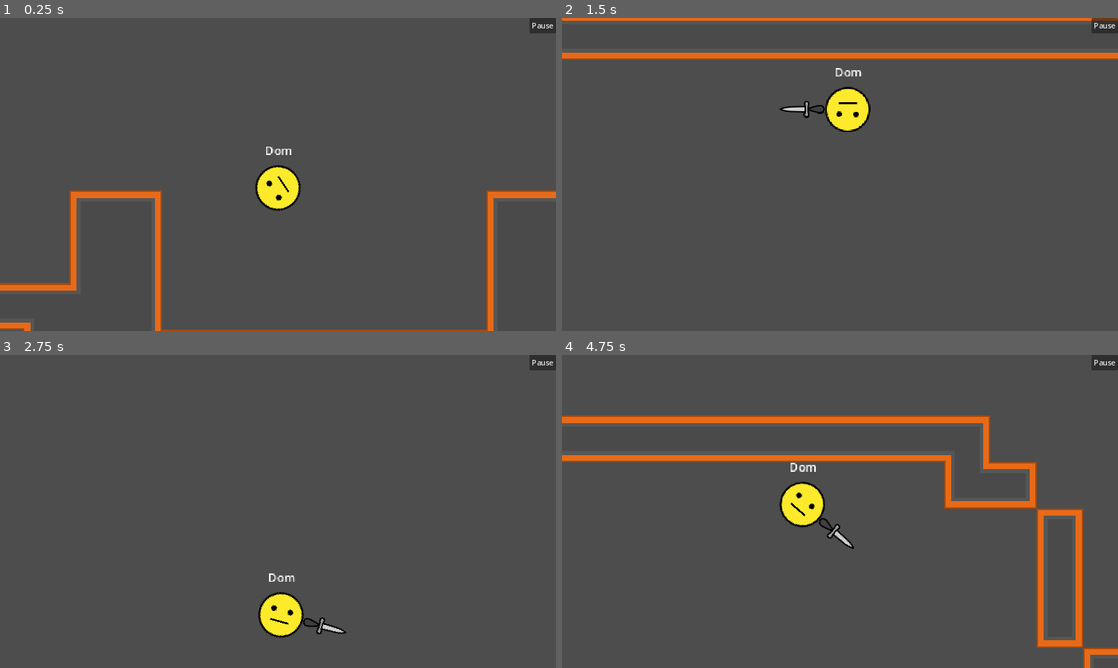
Above: before the commit, frames 1-4 (two rows, left to right).
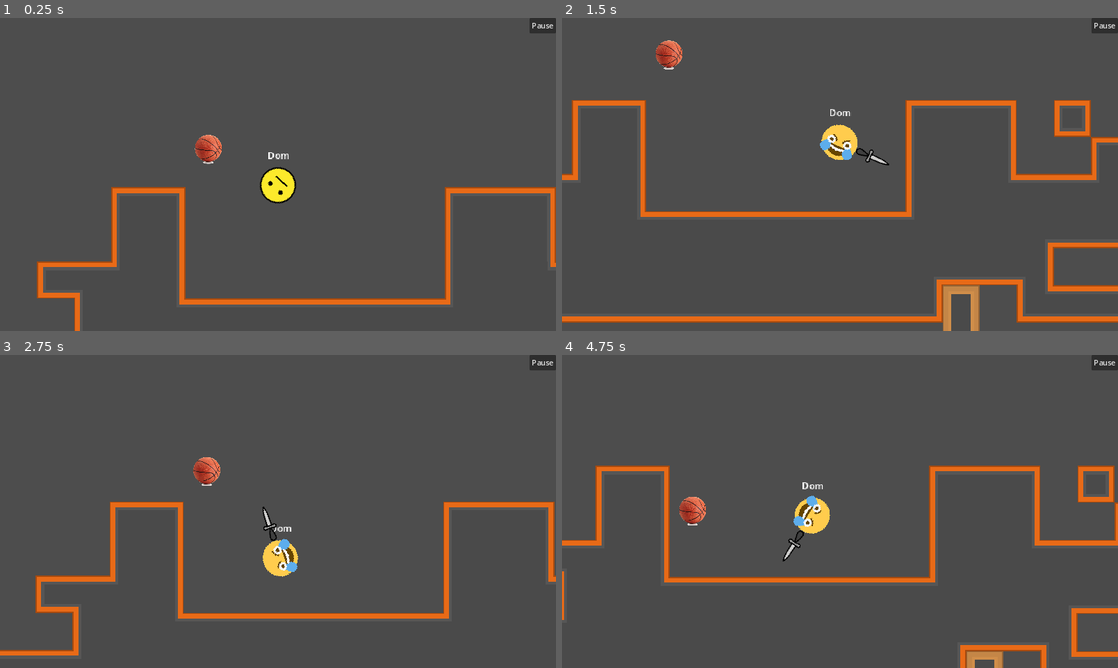
Above: after the commit, the same moments.

Repository: DominickRobinson/TheEmojiVideoGame
Game: Godot game, scene res://Scenes/Levels/test_stage.tscn
Two runs of this game, one before a commit and one after it. Both use one fixed random seed, a clock stepped at 60 frames per second and the inputs below.
Inputs (mouse positions are in pixels of both pictures, inside the frame that each line leads up to):
- Up to frame 1 (0.25 s): no input
- Up to frame 2 (1.5 s): tap Enter (ui_accept) at 0.5, 0.6, 0.77, 1.07, 1.35 s; move the mouse to (962, 158) at 0.52 s; hold Right (ui_right) 0.53-1.28 s; move the mouse to (728, 190) at 1.27 s; hold Down (ui_down) from 1.28 s (still down)
- Up to frame 3 (2.75 s): tap Enter (ui_accept) at 1.52, 1.82, 2.1 s; move the mouse to (333, 442) at 2.02 s; release Down (ui_down) at 2.03 s; hold Right (ui_right) from 2.03 s (still down)
- Up to frame 4 (4.75 s): move the mouse to (812, 574) at 2.77 s; tap Enter (ui_accept) at 2.85, 3.02, 3.32, 3.6, 3.77, 4.07, 4.35, 4.52 s; move the mouse to (1006, 558) at 3.52 s; release Right (ui_right) at 3.53 s; hold Left (ui_left) from 3.53 s (still down); move the mouse to (673, 464) at 4.27 s

The runs differ from the first frame. In frame 1, 6.8% of the frame differs, in the area x 0-100%, y 37-100%; in frame 2, 12%, in the area x 0-100%, y 0-100%; in frame 3, 5.6%; in frame 4, 12%.

Commit message:
animations

Diff:
--- a/Assets/googly_eyes/eye.gd
+++ b/Assets/googly_eyes/eye.gd
@@ -9,6 +9,7 @@
 
 func _ready():
 	update_threshold()
+
 
 func set_eye_size(value):
 	eye_size = max( value, 2 )
@@ -42,3 +43,4 @@
 	velocity *=  0.99
 	previous_position = global_position
 #	position = get_global_mouse_position()
+#	visible = PlayerManager.googly_mode
--- a/Assets/googly_eyes/eye.tscn
+++ b/Assets/googly_eyes/eye.tscn
@@ -14,7 +14,7 @@
 texture = ExtResource("2_mrdrd")
 
 [node name="iris" type="Node2D" parent="."]
-position = Vector2(-1.13092e-14, 29)
+position = Vector2(-1.59861e-16, 29)
 
 [node name="black" type="Sprite2D" parent="iris"]
 scale = Vector2(0.2, 0.2)
--- a/Autoloads/PlayerManager.gd
+++ b/Autoloads/PlayerManager.gd
@@ -3,12 +3,16 @@
 
 var players : Array[Player]
 
-var googly_mode = false
+var googly_mode = false :
+	set(value):
+		set_googly_eyes(value)
+	get:
+		return googly_mode
 
 
 # Called when the node enters the scene tree for the first time.
 func _ready():
-	get_all_players()
+	googly_mode = false
 
 
 func get_all_players():
--- a/Brainstorm/everything_structure_brainstorm.tscn
+++ b/Brainstorm/everything_structure_brainstorm.tscn
@@ -63,8 +63,44 @@
 offset_right = 40.0
 offset_bottom = 40.0
 
+[node name="Controllers" type="Node" parent="GUI"]
+
+[node name="Mobile" type="Node" parent="GUI/Controllers"]
+
+[node name="TouchScreenButton" type="TouchScreenButton" parent="GUI/Controllers/Mobile"]
+
+[node name="Console" type="Node" parent="GUI/Controllers"]
+
+[node name="PC" type="Node" parent="GUI/Controllers"]
+
 [node name="Players" type="Node" parent="."]
 editor_description = "Contains functions that apply to all players: set googly eyes, toggle player tags"
+
+[node name="Player" type="Node2D" parent="Players"]
+
+[node name="StateMachine" type="Node" parent="Players/Player"]
+
+[node name="Idle" type="Node" parent="Players/Player/StateMachine"]
+
+[node name="SpinSlow" type="Node" parent="Players/Player/StateMachine"]
+
+[node name="SpinFast" type="Node" parent="Players/Player/StateMachine"]
+
+[node name="Jump" type="Node" parent="Players/Player/StateMachine"]
+
+[node name="Fall" type="Node" parent="Players/Player/StateMachine"]
+
+[node name="Slide" type="Node" parent="Players/Player/StateMachine"]
+
+[node name="Ouch" type="Node" parent="Players/Player/StateMachine"]
+
+[node name="Victory" type="Node" parent="Players/Player/StateMachine"]
+
+[node name="Defeat" type="Node" parent="Players/Player/StateMachine"]
+
+[node name="EquipmentDraw" type="Node" parent="Players/Player/StateMachine"]
+
+[node name="EquipmentHide" type="Node" parent="Players/Player/StateMachine"]
 
 [node name="LevelContainer" type="Node" parent="."]
 
@@ -140,3 +176,6 @@
 [node name="SwordFighting" type="Node" parent="Notes/ScenesNeeded/Games/Fighting"]
 
 [node name="Boxing" type="Node" parent="Notes/ScenesNeeded/Games/Fighting"]
+
+[node name="Wrestling" type="Node" parent="Notes/ScenesNeeded/Games/Fighting"]
+editor_description = "Knock the opponent(s) out of the boxing ring!"
--- /dev/null
+++ b/Scenes/Equipment.gd
@@ -0,0 +1,21 @@
+class_name Equipment
+extends CollisionPolygon2D
+
+
+var active = false
+@export var animation_name = "attack"
+
+# Called when the node enters the scene tree for the first time.
+func _ready():
+	pass # Replace with function body.
+
+
+# Called every frame. 'delta' is the elapsed time since the previous frame.
+func _process(delta):
+	pass
+
+
+func toggle(value = not visible):
+	active = value
+	visible = active
+	disabled = not active
--- /dev/null
+++ b/Scenes/Equipment/foot.tscn
@@ -0,0 +1,17 @@
+[gd_scene load_steps=3 format=3 uid="uid://tf32fny6ky2"]
+
+[ext_resource type="Script" path="res://Scenes/Equipment.gd" id="1_m0l3j"]
+[ext_resource type="Texture2D" uid="uid://8v1x2dx0bojw" path="res://Assets/Art/Emojis/png/people-body-01.png" id="2_aoddh"]
+
+[node name="Foot" type="CollisionPolygon2D"]
+position = Vector2(57, -8)
+rotation = -1.57285
+scale = Vector2(-1, 1)
+polygon = PackedVector2Array(2, -24, 3, 3, -1, 9, -15, 15, -24, 15, -25, 16, -25, 21, -23, 23, 13.7774, 23, 17, 20, 19, 15, 15, 2, 18, -24)
+script = ExtResource("1_m0l3j")
+
+[node name="Sprite2D" type="Sprite2D" parent="."]
+texture = ExtResource("2_aoddh")
+hframes = 16
+vframes = 6
+frame = 63
--- /dev/null
+++ b/Scenes/Equipment/sword.tscn
@@ -0,0 +1,17 @@
+[gd_scene load_steps=3 format=3 uid="uid://cdhtrpx60iron"]
+
+[ext_resource type="Script" path="res://Scenes/Equipment.gd" id="1_fi7a0"]
+[ext_resource type="Texture2D" uid="uid://mbfum1n0cibf" path="res://Assets/Art/Emojis/png/objects-01.png" id="2_ewrji"]
+
+[node name="Sword" type="CollisionPolygon2D"]
+position = Vector2(63, 0)
+polygon = PackedVector2Array(-31, 2, -31, -2, -29, -4, -25, -6, -9, -2, -10, -6, -10, -10, -6, -12, -2, -9, -3, -5, 20, -4, 31, -1, 31, 0, 20, 3, -3, 4, -2, 9, -6, 12, -10, 10, -10, 8, -9, 2, -25, 6, -29, 4)
+disabled = true
+script = ExtResource("1_fi7a0")
+
+[node name="Sprite2D" type="Sprite2D" parent="."]
+rotation = -1.5708
+texture = ExtResource("2_ewrji")
+hframes = 16
+vframes = 8
+frame = 54
--- a/Scenes/Levels/test_stage.tscn
+++ b/Scenes/Levels/test_stage.tscn
@@ -1,9 +1,11 @@
-[gd_scene load_steps=8 format=3 uid="uid://clm0fpf8u4y33"]
+[gd_scene load_steps=12 format=3 uid="uid://clm0fpf8u4y33"]
 
 [ext_resource type="Texture2D" uid="uid://5ykj7bvaqiem" path="res://Assets/Art/Tilesets/red_tilemap.png" id="1_uo6bk"]
 [ext_resource type="Texture2D" uid="uid://dr6ujg8727hdg" path="res://Assets/Art/Tilesets/tilesheet_complete.png" id="2_01rq4"]
 [ext_resource type="PackedScene" uid="uid://b1f8wt7c4d088" path="res://Scenes/player.tscn" id="2_7yhyi"]
+[ext_resource type="PackedScene" uid="uid://cdhtrpx60iron" path="res://Scenes/Equipment/sword.tscn" id="4_e1wpt"]
 [ext_resource type="PackedScene" uid="uid://cotiewwn08w2w" path="res://Scenes/UI/gui.tscn" id="4_o5w8o"]
+[ext_resource type="Texture2D" uid="uid://0usmqobdm34o" path="res://Assets/Art/basketball-png-15.png" id="5_ipobf"]
 
 [sub_resource type="TileSetAtlasSource" id="TileSetAtlasSource_w20s0"]
 resource_name = "Red"
@@ -1018,6 +1020,13 @@
 sources/0 = SubResource("TileSetAtlasSource_w20s0")
 sources/1 = SubResource("TileSetAtlasSource_e5qyv")
 
+[sub_resource type="PhysicsMaterial" id="PhysicsMaterial_hs6ai"]
+friction = 0.2
+bounce = 1.0
+
+[sub_resource type="CircleShape2D" id="CircleShape2D_1utn5"]
+radius = 24.0
+
 [node name="Node2D" type="Node2D"]
 
 [node name="TileMap" type="TileMap" parent="."]
@@ -1025,12 +1034,30 @@
 format = 2
 layer_0/tile_data = PackedInt32Array(-65536, 262144, 3, 0, 393216, 2, 1, 393216, 2, 65537, 327680, 3, 65536, 327680, 3, …(3161 unchanged characters)…
 
-[node name="Player" parent="." instance=ExtResource("2_7yhyi")]
+[node name="Player" parent="." node_paths=PackedStringArray("current_equipment") instance=ExtResource("2_7yhyi")]
 position = Vector2(96, -288)
+angular_damp = 0.5
+current_equipment = NodePath("Sword")
 
 [node name="Camera2D" type="Camera2D" parent="Player"]
-zoom = Vector2(1.5, 1.5)
+zoom = Vector2(1.2, 1.2)
 position_smoothing_enabled = true
+
+[node name="Sword" parent="Player" instance=ExtResource("4_e1wpt")]
+animation_name = "laugh_cry_meme"
 
 [node name="GUI" parent="." instance=ExtResource("4_o5w8o")]
 visible = false
+
+[node name="Basketball" type="RigidBody2D" parent="."]
+position = Vector2(-24, -352)
+mass = 0.5
+physics_material_override = SubResource("PhysicsMaterial_hs6ai")
+
+[node name="Sprite2D" type="Sprite2D" parent="Basketball"]
+position = Vector2(1, 0)
+scale = Vector2(0.18, 0.18)
+texture = ExtResource("5_ipobf")
+
+[node name="CollisionShape2D" type="CollisionShape2D" parent="Basketball"]
+shape = SubResource("CircleShape2D_1utn5")
--- /dev/null
+++ b/Scenes/OnGround.gd
@@ -0,0 +1,11 @@
+extends RayCast2D
+
+
+# Called when the node enters the scene tree for the first time.
+func _ready():
+	pass # Replace with function body.
+
+
+# Called every frame. 'delta' is the elapsed time since the previous frame.
+func _process(delta):
+	global_rotation_degrees = 0
--- a/Scenes/UI/gui.tscn
+++ b/Scenes/UI/gui.tscn
@@ -42,10 +42,10 @@
 anchor_top = 0.5
 anchor_right = 0.5
 anchor_bottom = 0.5
-offset_left = -119.0
-offset_top = -198.5
-offset_right = 119.0
-offset_bottom = 198.5
+offset_left = -143.5
+offset_top = -221.5
+offset_right = 143.5
+offset_bottom = 221.5
 grow_horizontal = 2
 grow_vertical = 2
 
@@ -89,6 +89,22 @@
 toggle_mode = true
 text = "Show name tags"
 
+[node name="VBoxContainer" type="VBoxContainer" parent="Pause/PauseMenu/PanelContainer/CenterContainer/VBoxContainer/VBoxContainer"]
+layout_mode = 2
+
+[node name="Label" type="Label" parent="Pause/PauseMenu/PanelContainer/CenterContainer/VBoxContainer/VBoxContainer/VBoxContainer"]
+layout_mode = 2
+theme_override_font_sizes/font_size = 12
+text = "Camera Zoom"
+horizontal_alignment = 1
+
+[node name="HSlider" type="HSlider" parent="Pause/PauseMenu/PanelContainer/CenterContainer/VBoxContainer/VBoxContainer/VBoxContainer"]
+layout_mode = 2
+min_value = 0.5
+max_value = 2.0
+step = 0.1
+value = 1.2
+
 [node name="Control3" type="Control" parent="Pause/PauseMenu/PanelContainer/CenterContainer/VBoxContainer"]
 custom_minimum_size = Vector2(0, 10)
 layout_mode = 2
--- a/Scenes/UI/pause.gd
+++ b/Scenes/UI/pause.gd
@@ -15,7 +15,7 @@
 
 
 # Called every frame. 'delta' is the elapsed time since the previous frame.
-func _process(delta):
+func _process(_delta):
 	pass
 
 
--- a/Scenes/player.gd
+++ b/Scenes/player.gd
@@ -2,15 +2,24 @@
 extends RigidBody2D
 
 
-@onready var sword = $Sword
+@export var slow_angular_velocity_boost = 1.0
+@export var slow_linear_velocity_boost = 8.0
+@export var jump_boost = 600
+@export var max_linear_velocity = 1500
+@export var max_angular_velocity = 50
+
+@export var current_equipment : Equipment
+
 @onready var googly_eyes = $GooglyEyes
 @onready var tag = $NameTag
+@onready var ground_raycast = $OnGround
+@onready var anim = $AnimationPlayer
+
+var all_equipment : Array[Equipment]
 
 var googly_eyes_mode = PlayerManager.googly_mode :
 	set(value):
-		googly_eyes.visible = value
-	get:
-		return googly_eyes.visible
+		$GooglyEyes.visible = value
 var perspective_mode = false
 var tag_visible = true :
 	set(value):
@@ -19,22 +28,60 @@
 		return tag.visible
 
 
-
 # Called when the node enters the scene tree for the first time.
 func _ready():
-	pass # Replace with function body.
-
+	googly_eyes_mode = PlayerManager.googly_mode
+	for child in get_children():
+		if child is Equipment:
+			all_equipment.append(child)
+			child.toggle(false)
 
 # Called every frame. 'delta' is the elapsed time since the previous frame.
 func _physics_process(_delta):
 	if Input.is_action_pressed("ui_right"):
-		angular_velocity += 1.5
-		linear_velocity.x += 10
+		angular_velocity += slow_angular_velocity_boost
+		linear_velocity.x += slow_linear_velocity_boost
 	if Input.is_action_pressed("ui_left"):
-		angular_velocity -= 1.5
-		linear_velocity.x -= 10
-	if Input.is_action_just_pressed("ui_accept"):
-		linear_velocity += Vector2(0, -600)
+		angular_velocity -= slow_angular_velocity_boost
+		linear_velocity.x -= slow_linear_velocity_boost
+	if Input.is_action_just_pressed("ui_accept") and ground_raycast.is_colliding():
+		linear_velocity += Vector2(0, -jump_boost)
 	if Input.is_action_just_pressed("ui_down"):
-		sword.visible = not sword.visible
-		sword.disabled = not sword.disabled
+		for child in all_equipment:
+			if child == current_equipment:
+				child.toggle()
+			else:
+				child.toggle(false)
+
+	clamp_linear_velocity(max_linear_velocity)
+	clamp_angular_velocity(max_angular_velocity)
+
+	set_animation()
+
+
+func set_animation():
+
+	var lv = abs(linear_velocity.length())
+	var av = abs(angular_velocity)
+
+	if av > 15:
+		anim.play("spin_slow")
+	else:
+		anim.play("neutral")
+	if av > 30:
+		anim.play("spin_fast")
+
+	if not ground_raycast.is_colliding() and linear_velocity.y > 600:
+		anim.play("fall")
+
+	if is_instance_valid(current_equipment) and current_equipment.active:
+		anim.play(current_equipment.animation_name)
+
+
+func clamp_linear_velocity(max_lv):
+	var curr_lv = linear_velocity.length()
+	var new_lv = min(curr_lv, max_lv)
+	linear_velocity = linear_velocity.normalized() * new_lv
+
+func clamp_angular_velocity(max_av):
+	angular_velocity = min(angular_velocity, max_av)
--- a/Scenes/player.tscn
+++ b/Scenes/player.tscn
@@ -1,14 +1,14 @@
-[gd_scene load_steps=12 format=3 uid="uid://b1f8wt7c4d088"]
+[gd_scene load_steps=18 format=3 uid="uid://b1f8wt7c4d088"]
 
 [ext_resource type="Texture2D" uid="uid://f7f3ju762xuo" path="res://Assets/Art/Emojis/png/smileys-emotion-00.png" id="1_nr6a3"]
 [ext_resource type="Script" path="res://Scenes/player.gd" id="1_w2v38"]
-[ext_resource type="Texture2D" uid="uid://mbfum1n0cibf" path="res://Assets/Art/Emojis/png/objects-01.png" id="3_q37x3"]
 [ext_resource type="PackedScene" uid="uid://b8xx0eyaw4k14" path="res://Assets/googly_eyes/eye.tscn" id="4_ng8uh"]
 [ext_resource type="PackedScene" uid="uid://b15cecip5ooqh" path="res://Scenes/name_tag.tscn" id="5_ms5xb"]
+[ext_resource type="Script" path="res://Scenes/OnGround.gd" id="5_sduk2"]
 
 [sub_resource type="PhysicsMaterial" id="PhysicsMaterial_v6tb0"]
-friction = 0.8
-bounce = 0.3
+friction = 0.6
+bounce = 0.4
 
 [sub_resource type="CircleShape2D" id="CircleShape2D_yj034"]
 radius = 31.0161
@@ -56,21 +56,119 @@
 "transitions": PackedFloat32Array(1),
 "update": 1,
 "values": [0]
+}
+
+[sub_resource type="Animation" id="Animation_tps2w"]
+resource_name = "fall"
+tracks/0/type = "value"
+tracks/0/imported = false
+tracks/0/enabled = true
+tracks/0/path = NodePath("Sprite2D:frame")
+tracks/0/interp = 1
+tracks/0/loop_wrap = true
+tracks/0/keys = {
+"times": PackedFloat32Array(0),
+"transitions": PackedFloat32Array(1),
+"update": 1,
+"values": [39]
+}
+
+[sub_resource type="Animation" id="Animation_nc2kk"]
+resource_name = "ouch"
+tracks/0/type = "value"
+tracks/0/imported = false
+tracks/0/enabled = true
+tracks/0/path = NodePath("Sprite2D:frame")
+tracks/0/interp = 1
+tracks/0/loop_wrap = true
+tracks/0/keys = {
+"times": PackedFloat32Array(0),
+"transitions": PackedFloat32Array(1),
+"update": 1,
+"values": [49]
+}
+
+[sub_resource type="Animation" id="Animation_y2tk0"]
+resource_name = "spin_slow"
+tracks/0/type = "value"
+tracks/0/imported = false
+tracks/0/enabled = true
+tracks/0/path = NodePath("Sprite2D:frame")
+tracks/0/interp = 1
+tracks/0/loop_wrap = true
+tracks/0/keys = {
+"times": PackedFloat32Array(0.2),
+"transitions": PackedFloat32Array(1),
+"update": 1,
+"values": [50]
+}
+
+[sub_resource type="Animation" id="Animation_jy514"]
+resource_name = "spin_fast"
+tracks/0/type = "value"
+tracks/0/imported = false
+tracks/0/enabled = true
+tracks/0/path = NodePath("Sprite2D:frame")
+tracks/0/interp = 1
+tracks/0/loop_wrap = true
+tracks/0/keys = {
+"times": PackedFloat32Array(0),
+"transitions": PackedFloat32Array(1),
+"update": 1,
+"values": [51]
+}
+
+[sub_resource type="Animation" id="Animation_or41i"]
+resource_name = "attack"
+tracks/0/type = "value"
+tracks/0/imported = false
+tracks/0/enabled = true
+tracks/0/path = NodePath("Sprite2D:frame")
+tracks/0/interp = 1
+tracks/0/loop_wrap = true
+tracks/0/keys = {
+"times": PackedFloat32Array(0),
+"transitions": PackedFloat32Array(1),
+"update": 1,
+"values": [89]
+}
+
+[sub_resource type="Animation" id="Animation_lylnl"]
+resource_name = "laugh_cry_meme"
+tracks/0/type = "value"
+tracks/0/imported = false
+tracks/0/enabled = true
+tracks/0/path = NodePath("Sprite2D:frame")
+tracks/0/interp = 1
+tracks/0/loop_wrap = true
+tracks/0/keys = {
+"times": PackedFloat32Array(0),
+"transitions": PackedFloat32Array(1),
+"update": 1,
+"values": [151]
 }
 
 [sub_resource type="AnimationLibrary" id="AnimationLibrary_fshqp"]
 _data = {
 "RESET": SubResource("Animation_y7wou"),
+"attack": SubResource("Animation_or41i"),
+"fall": SubResource("Animation_tps2w"),
+"laugh_cry_meme": SubResource("Animation_lylnl"),
 "neutral": SubResource("Animation_uyswm"),
-"smile1": SubResource("Animation_1g12r")
-}
-
-[node name="Player" type="RigidBody2D"]
+"ouch": SubResource("Animation_nc2kk"),
+"smile1": SubResource("Animation_1g12r"),
+"spin_fast": SubResource("Animation_jy514"),
+"spin_slow": SubResource("Animation_y2tk0")
+}
+
+[node name="Player" type="RigidBody2D" node_paths=PackedStringArray("current_equipment")]
 position = Vector2(91, -272)
 center_of_mass_mode = 1
 physics_material_override = SubResource("PhysicsMaterial_v6tb0")
 angular_velocity = 20.0
+angular_damp = 0.8
 script = ExtResource("1_w2v38")
+current_equipment = NodePath("")
 
 [node name="Sprite2D" type="Sprite2D" parent="."]
 scale = Vector2(1.3, 1.3)
@@ -87,26 +185,13 @@
 "": SubResource("AnimationLibrary_fshqp")
 }
 
-[node name="Sword" type="CollisionPolygon2D" parent="."]
-visible = false
-position = Vector2(63, 0)
-polygon = PackedVector2Array(-31, 2, -31, -2, -29, -4, -25, -6, -9, -2, -10, -6, -10, -10, -6, -12, -2, -9, -3, -5, 20, -4, 31, -1, 31, 0, 20, 3, -3, 4, -2, 9, -6, 12, -10, 10, -10, 8, -9, 2, -25, 6, -29, 4)
-disabled = true
-
-[node name="Sprite2D2" type="Sprite2D" parent="Sword"]
-rotation = -1.5708
-texture = ExtResource("3_q37x3")
-hframes = 16
-vframes = 8
-frame = 54
-
 [node name="GooglyEyes" type="Node2D" parent="."]
 visible = false
 
 [node name="eye" parent="GooglyEyes" instance=ExtResource("4_ng8uh")]
 position = Vector2(-12, -6)
-eye_size = 15
-iris_size = 8
+eye_size = 20
+iris_size = 6
 
 [node name="eye2" parent="GooglyEyes" instance=ExtResource("4_ng8uh")]
 position = Vector2(12, -6)
@@ -117,3 +202,7 @@
 position = Vector2(0, -50)
 text = "Dom"
 offset = Vector2(0, -50)
+
+[node name="OnGround" type="RayCast2D" parent="."]
+target_position = Vector2(0, 46)
+script = ExtResource("5_sduk2")
--- /dev/null
+++ b/Scripts/HideInEditor.gd
@@ -0,0 +1,11 @@
+extends Node2D
+
+
+# Called when the node enters the scene tree for the first time.
+func _ready():
+	visible = true
+
+
+# Called every frame. 'delta' is the elapsed time since the previous frame.
+func _process(delta):
+	pass
Binary file changed: Assets/Art/Emojis/png/smileys-emotion-00.png
Binary file added: Assets/Art/basketball-png-15.png
Not shown, added: Assets/Art/basketball-png-15.png.import
